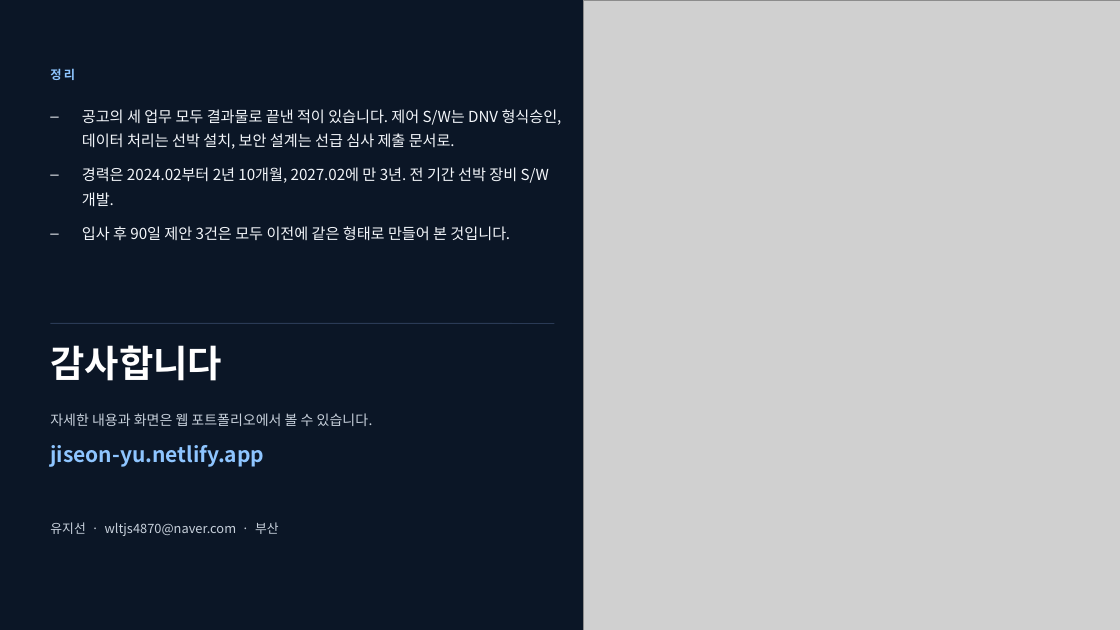
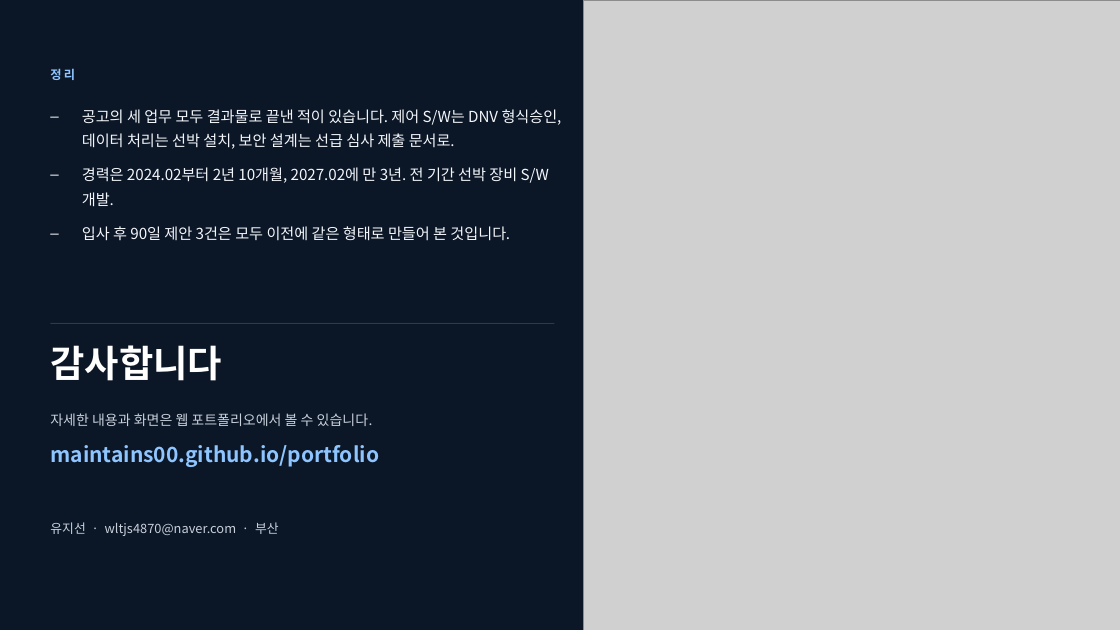
Before and after one commit to maintains00/portfolio, a slide deck: slide 21 of docs/포트폴리오_유지선.pptx. Drawn at 1120x630 pixels with LibreOffice and Linux fonts; fonts in the diff are those of the drawing; grey boxes stand for pictures. Boxes give left, top, right and bottom in pixels: in the first picture for what was removed or moved away, otherwise in the second. Text is boxed around its words. In the diff, an @@ line names an element or a change of style, - is before the commit and + after.

Commit message:
v4.4: portfolio URL -> GitHub Pages, deck finalized via PowerPoint

```diff
--- a/docs/포트폴리오_유지선.pptx
+++ b/docs/포트폴리오_유지선.pptx
@@ text at (50,445,379,467): text changed @@
-jiseon-yu.netlify.app
+maintains00.github.io/portfolio
```
Also in this commit, not shown: 1 other slide changed.
